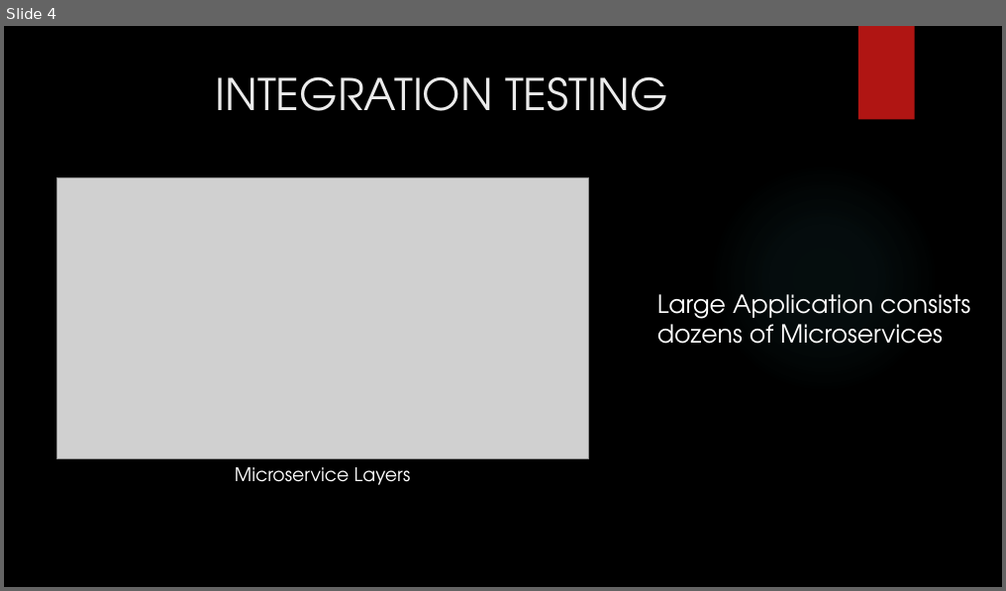
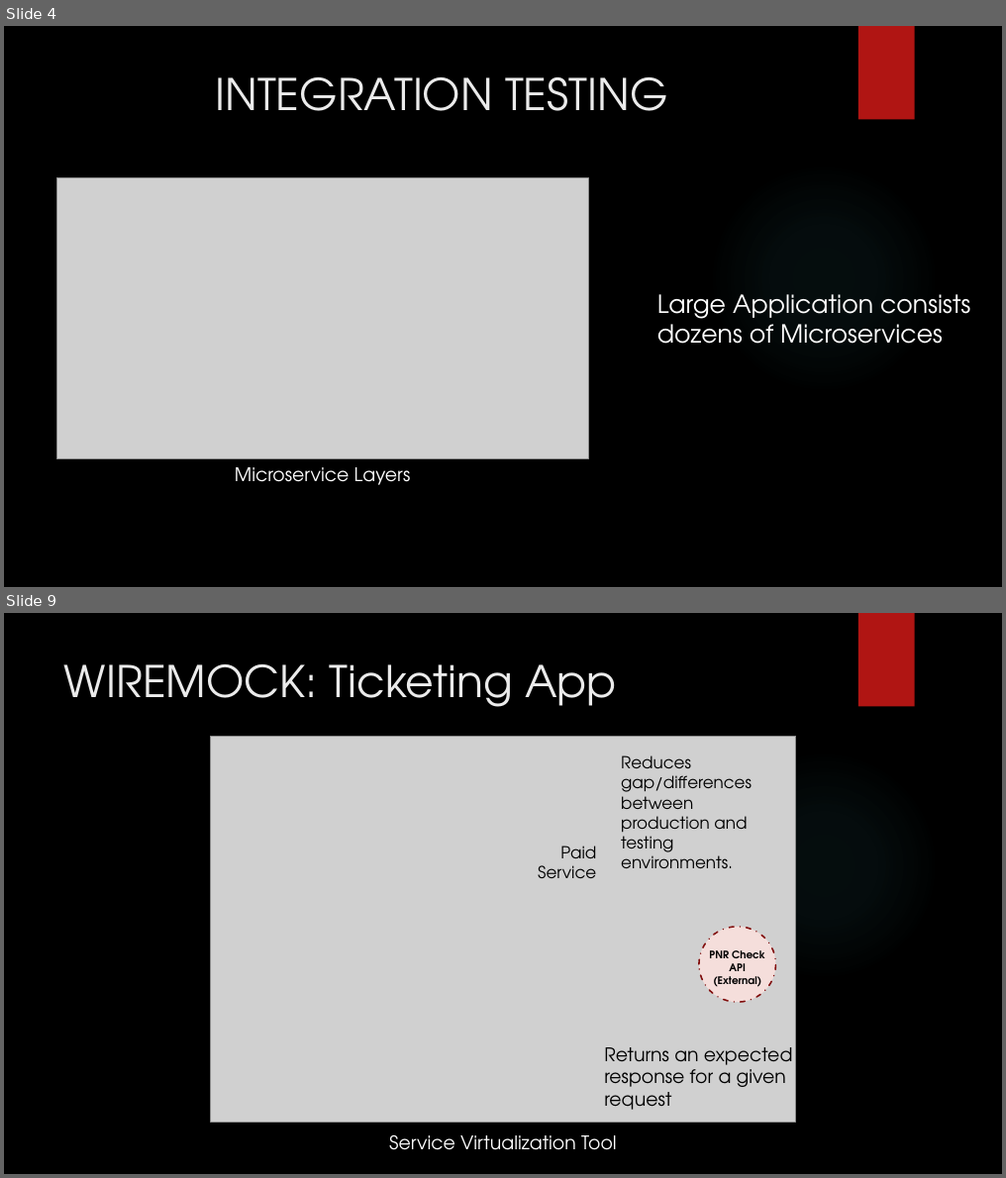
Before and after one commit to SubhajitSaha7/Angular, a slide deck: WireMock_DFSSubhajitSaha.pptx. Shown one above the other, each under a label of ours: slide 4 before the commit, slides 4 and 9 after it; the slides between them are not shown. The pictures are 1006x591 and 1006x1178 pixels, drawn with LibreOffice and Linux fonts; fonts in the diff are those of the drawing; grey boxes stand for pictures; background and template pictures are left out. Boxes give left, top, right and bottom in pixels: in the first picture for what was removed or moved away, otherwise in the second. Text is boxed around its words. In the diff, an @@ line names an element or a change of style, - is before the commit and + after.

```diff
--- a/WireMock_DFSSubhajitSaha.pptx
+++ b/WireMock_DFSSubhajitSaha.pptx
@@ slide 9 added at <box>4,613,1002,1174</box>, background picture (left out); not listed: 2 template elements that a slide beside it also shows @@
@@ title added at <box>64,664,617,707</box>, 42 pt, text #EBEBEB @@
+WIREMOCK: Ticketing App
@@ picture added at <box>210,736,795,1122</box> @@
@@ text added at <box>621,756,751,868</box>, 16 pt, text #000000 @@
+Reduces gap/differences between production and testing environments.
@@ text added at <box>538,846,596,878</box>, 16 pt, text #000000 @@
+Paid
+Service
@@ ellipse added at <box>699,927,776,1002</box>, fill #F5DEDB, outline #82100E 1.5 pt dashed @@
@@ text added at <box>709,951,765,987</box>, 10 pt, text #000000, bold @@
+PNR Check API
+(External)
@@ text added at <box>604,1048,793,1110</box>, 18 pt, text #000000 @@
+Returns an expected response for a given request
@@ text added at <box>389,1136,617,1151</box>, 18 pt, text #FFFFFF @@
+Service Virtualization Tool
```
Also in this commit, not shown: 14 other slides added, 1 slide removed.
